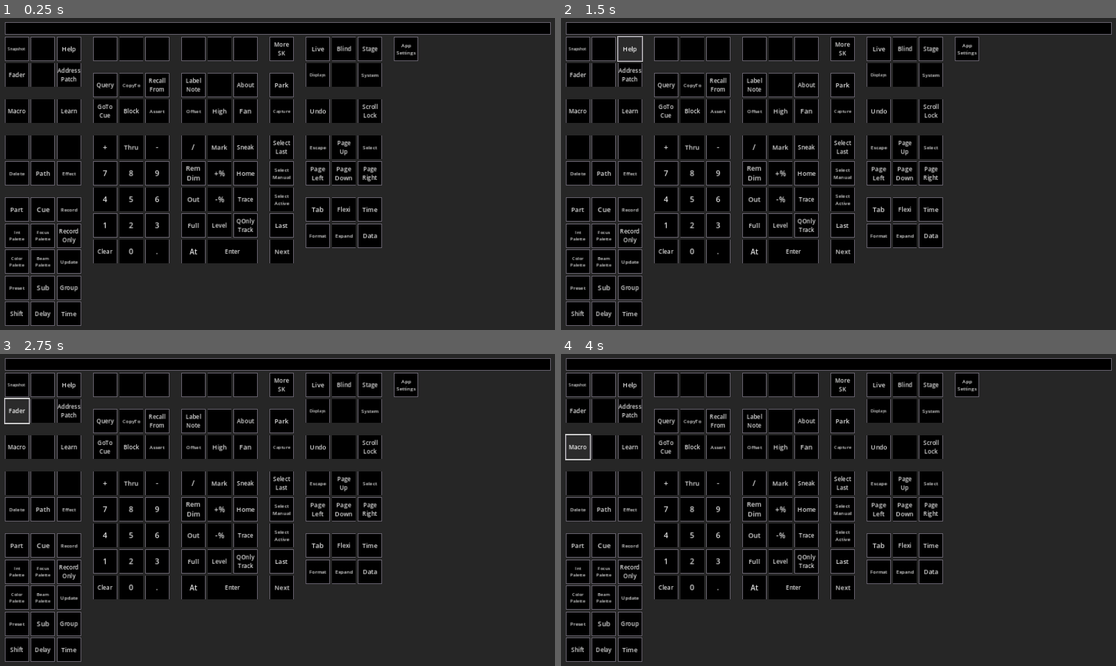
Above: before the commit, frames 1-4 (two rows, left to right).
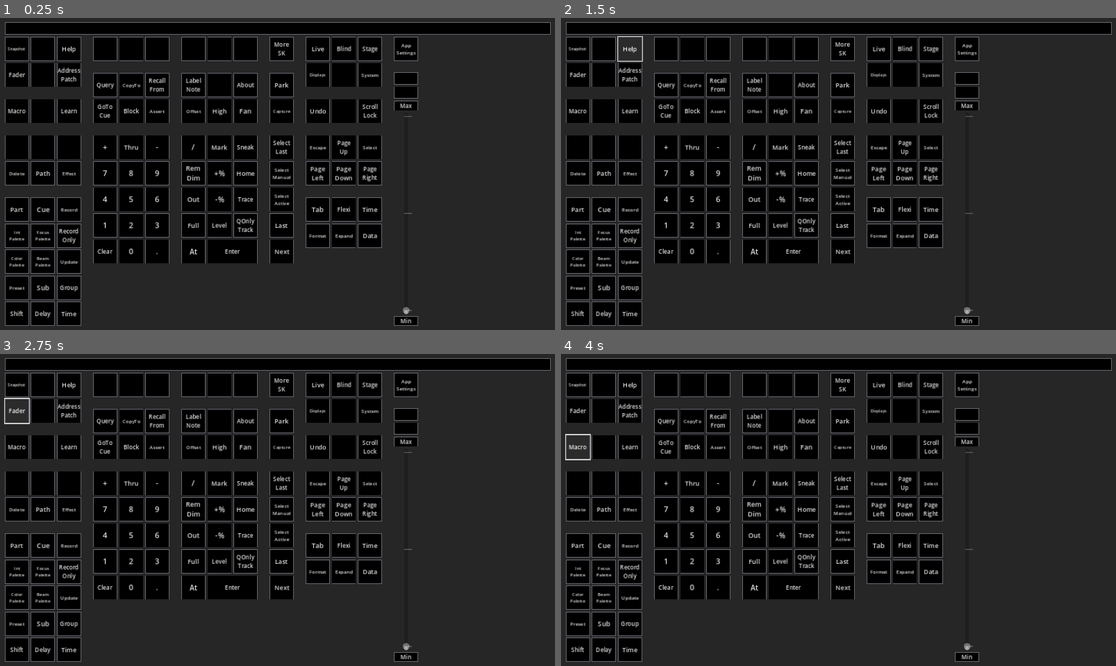
Above: after the commit, the same moments.

Repository: CoffeeCoder1/etc-eos-remote
Game: Godot game, scene res://scenes/keypad/keypad.tscn
Two runs of this game, one before a commit and one after it. Both use one fixed random seed, a clock stepped at 60 frames per second and the inputs below.
Inputs:
- Up to frame 1 (0.25 s): no input
- Up to frame 2 (1.5 s): click "Snapshot" at 0.5 s; click "Help" at 1.25 s
- Up to frame 3 (2.75 s): click "Fader" at 2 s
- Up to frame 4 (4 s): click "Address Patch" at 2.75 s; click "Macro" at 3.5 s

The runs differ from the first frame. In frame 1, 0.6% of the frame differs, in the area x 70-76%, y 17-99%; in frame 2, 0.6%; in frame 3, 0.6%; in frame 4, 0.6%.

Commit message:
Add an initial wheel implementation

Diff:
--- a/scenes/keypad/keypad.tscn
+++ b/scenes/keypad/keypad.tscn
@@ -9,6 +9,7 @@
 [ext_resource type="Script" path="res://scenes/messages/osc_softkey.gd" id="4_pndv3"]
 [ext_resource type="Script" path="res://addons/godOSC/scripts/OSCServer.gd" id="4_xkbgg"]
 [ext_resource type="Script" path="res://scenes/keypad/settings_menu.gd" id="6_1bvfd"]
+[ext_resource type="PackedScene" uid="uid://cy73ew523w6b4" path="res://scenes/wheel/wheel.tscn" id="6_66y7a"]
 [ext_resource type="Script" path="res://scenes/keypad/ip_address_edit.gd" id="7_bo2wc"]
 [ext_resource type="Script" path="res://scenes/keypad/send_port_edit.gd" id="8_ywgya"]
 [ext_resource type="Script" path="res://scenes/keypad/recieve_port_edit.gd" id="9_f7sn2"]
@@ -1261,6 +1262,7 @@
 
 [node name="VBoxContainer6" type="VBoxContainer" parent="PanelContainer/MarginContainer/KeypadContainer/VBoxContainer/HBoxContainer"]
 layout_mode = 2
+theme_override_constants/separation = 25
 
 [node name="SettingsButton" type="Button" parent="PanelContainer/MarginContainer/KeypadContainer/VBoxContainer/HBoxContainer/VBoxContainer6"]
 custom_minimum_size = Vector2(50, 50)
@@ -1268,6 +1270,10 @@
 theme_override_font_sizes/font_size = 10
 text = "App
 Settings"
+
+[node name="Wheel" parent="PanelContainer/MarginContainer/KeypadContainer/VBoxContainer/HBoxContainer/VBoxContainer6" node_paths=PackedStringArray("target_user") instance=ExtResource("6_66y7a")]
+layout_mode = 2
+target_user = NodePath("../../../../../../../OSCUser")
 
 [node name="SettingsContainer" type="PanelContainer" parent="PanelContainer/MarginContainer"]
 visible = false
@@ -1353,7 +1359,7 @@
 
 [node name="OSCServer" type="Node" parent="."]
 script = ExtResource("4_xkbgg")
-port = 8001
+port = 8002
 
 [node name="OSCUser" type="Node" parent="." node_paths=PackedStringArray("target_client", "target_server")]
 script = ExtResource("4_pnbcy")
--- a/scenes/messages/osc_user.gd
+++ b/scenes/messages/osc_user.gd
@@ -13,6 +13,7 @@
 
 func send_message(osc_message: String, args: Array) -> void:
 	target_client.send_message(osc_send_prefix + "/" + str(user_number) + osc_message, args)
+	print(osc_send_prefix + "/" + str(user_number) + osc_message, args)
 
 
 func get_feedback(osc_address: String) -> Array:
--- /dev/null
+++ b/scenes/wheel/wheel.gd
@@ -0,0 +1,41 @@
+class_name Wheel extends Control
+
+@export var target_user: OSCUser
+@export var wheel_index: int = 1
+@export var send_address: String = "/wheel"
+@export var recieve_address: String = "/eos/out/active/wheel"
+
+
+# Called when the node enters the scene tree for the first time.
+func _ready() -> void:
+	pass
+
+
+# Called every frame. 'delta' is the elapsed time since the previous frame.
+func _process(delta: float) -> void:
+	var feedback = target_user.target_server.incoming_messages.get(recieve_address + "/" + str(wheel_index), [])
+	if feedback:
+		$VBoxContainer/Label.text = str(feedback[0])
+		$VBoxContainer/Value.text = str(round(feedback[2]))
+		$VBoxContainer/WheelBox/VSlider.value = feedback[2]
+
+
+func _on_wheel_box_dragged(distance: float) -> void:
+	target_user.send_message(send_address + "/" + str(wheel_index) + "/level", [distance])
+
+
+# TODO: OSCKeys should be used for this instead of doing it manually (requires some changes to how OSCKeys are given a target user)
+func _on_min_button_button_down() -> void:
+	target_user.send_message("/at/min", [1])
+
+
+func _on_min_button_button_up() -> void:
+	target_user.send_message("/at/min", [0])
+
+
+func _on_max_button_button_down() -> void:
+	target_user.send_message("/at/max", [1])
+
+
+func _on_max_button_button_up() -> void:
+	target_user.send_message("/at/max", [0])
--- /dev/null
+++ b/scenes/wheel/wheel.tscn
@@ -0,0 +1,60 @@
+[gd_scene load_steps=3 format=3 uid="uid://cy73ew523w6b4"]
+
+[ext_resource type="Script" path="res://scenes/wheel/wheel.gd" id="1_7dxjw"]
+[ext_resource type="Script" path="res://scenes/wheel/wheel_box.gd" id="2_4k3ov"]
+
+[node name="Wheel" type="Control"]
+layout_mode = 3
+anchors_preset = 0
+offset_right = 16.0
+offset_bottom = 8.0
+size_flags_vertical = 3
+script = ExtResource("1_7dxjw")
+
+[node name="VBoxContainer" type="VBoxContainer" parent="."]
+layout_mode = 1
+anchors_preset = 15
+anchor_right = 1.0
+anchor_bottom = 1.0
+grow_horizontal = 2
+grow_vertical = 2
+
+[node name="Label" type="Label" parent="VBoxContainer"]
+layout_mode = 2
+
+[node name="Value" type="Label" parent="VBoxContainer"]
+layout_mode = 2
+
+[node name="MaxButton" type="Button" parent="VBoxContainer"]
+layout_mode = 2
+text = "Max"
+
+[node name="WheelBox" type="Control" parent="VBoxContainer"]
+layout_mode = 2
+size_flags_vertical = 3
+script = ExtResource("2_4k3ov")
+
+[node name="VSlider" type="VSlider" parent="VBoxContainer/WheelBox"]
+layout_mode = 1
+anchors_preset = 15
+anchor_right = 1.0
+anchor_bottom = 1.0
+grow_horizontal = 2
+grow_vertical = 2
+size_flags_horizontal = 1
+size_flags_vertical = 3
+mouse_filter = 1
+editable = false
+tick_count = 3
+ticks_on_borders = true
+
+[node name="MinButton" type="Button" parent="VBoxContainer"]
+layout_mode = 2
+text = "Min
+"
+
+[connection signal="button_down" from="VBoxContainer/MaxButton" to="." method="_on_max_button_button_down"]
+[connection signal="button_up" from="VBoxContainer/MaxButton" to="." method="_on_max_button_button_up"]
+[connection signal="dragged" from="VBoxContainer/WheelBox" to="." method="_on_wheel_box_dragged"]
+[connection signal="button_down" from="VBoxContainer/MinButton" to="." method="_on_min_button_button_down"]
+[connection signal="button_up" from="VBoxContainer/MinButton" to="." method="_on_min_button_button_up"]
--- /dev/null
+++ b/scenes/wheel/wheel_box.gd
@@ -0,0 +1,19 @@
+extends Control
+
+signal dragged(distance: float)
+
+
+# Called when the node enters the scene tree for the first time.
+func _ready() -> void:
+	pass
+
+
+# Called every frame. 'delta' is the elapsed time since the previous frame.
+func _process(delta: float) -> void:
+	pass
+
+
+func _gui_input(event: InputEvent):
+	if event is InputEventMouseMotion:
+		if event.button_mask != 0:
+			dragged.emit((get_global_rect().get_center().y - event.global_position.y) * 8 / size.y)
Not shown: 1 places in scenes/keypad/keypad.tscn that only renumber resources
